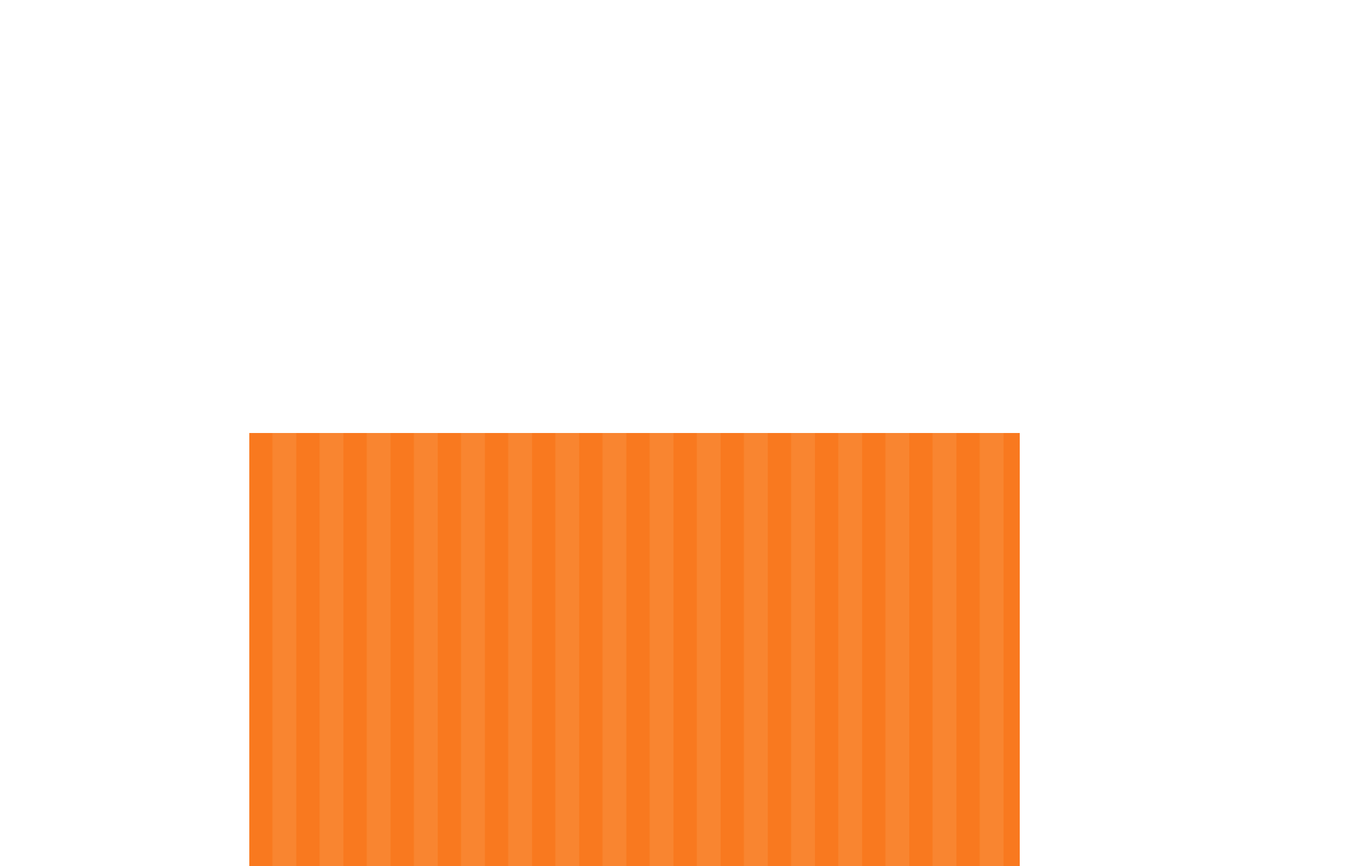
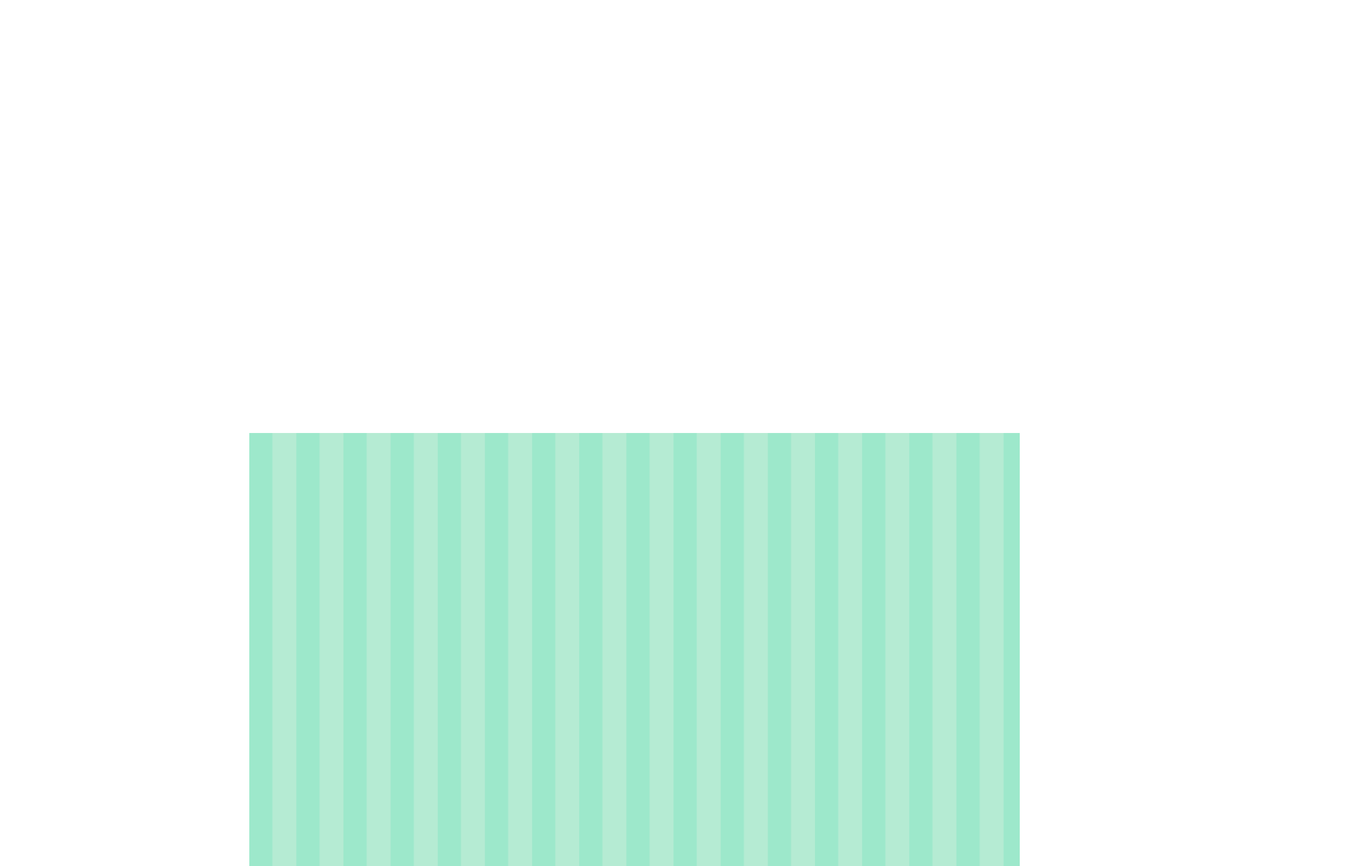
The second w=1348, h=866 image is a revision of the first. Changes to its layers:
painted on "Rectangle 2" over [249, 433, 1020, 866]
